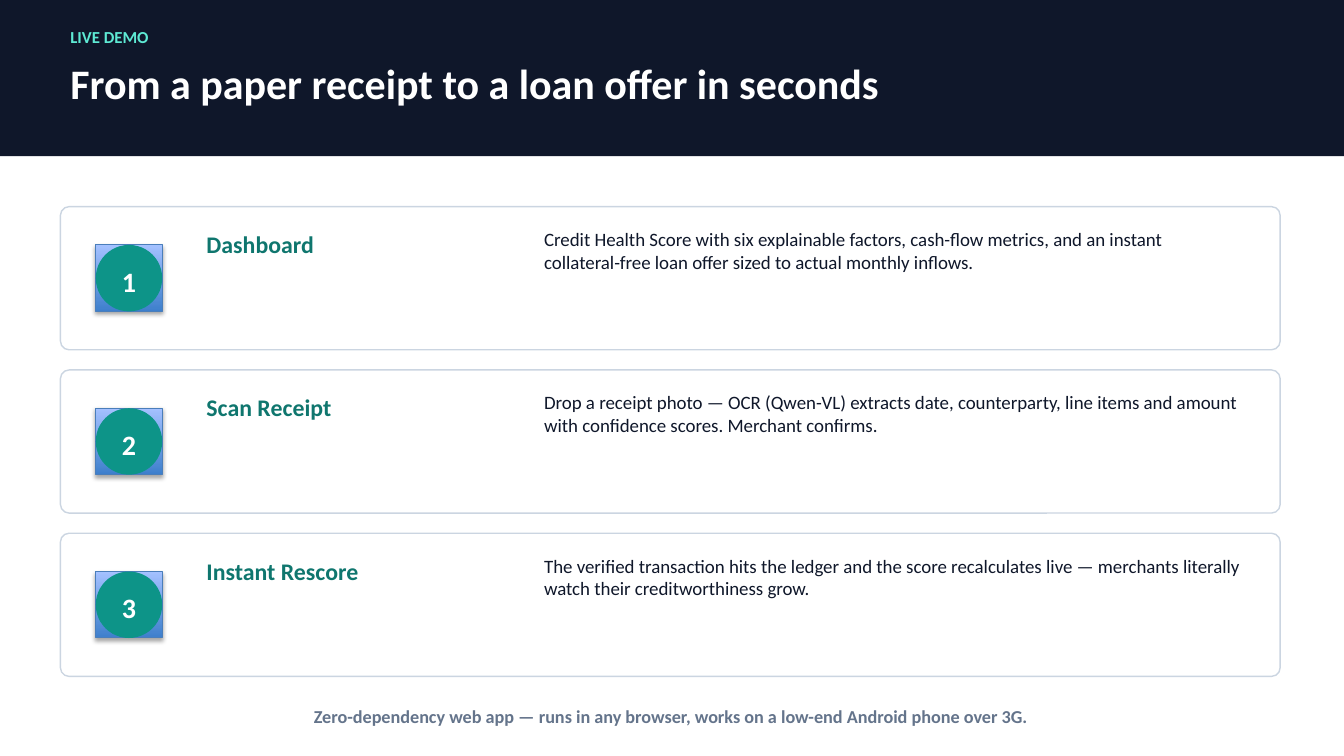
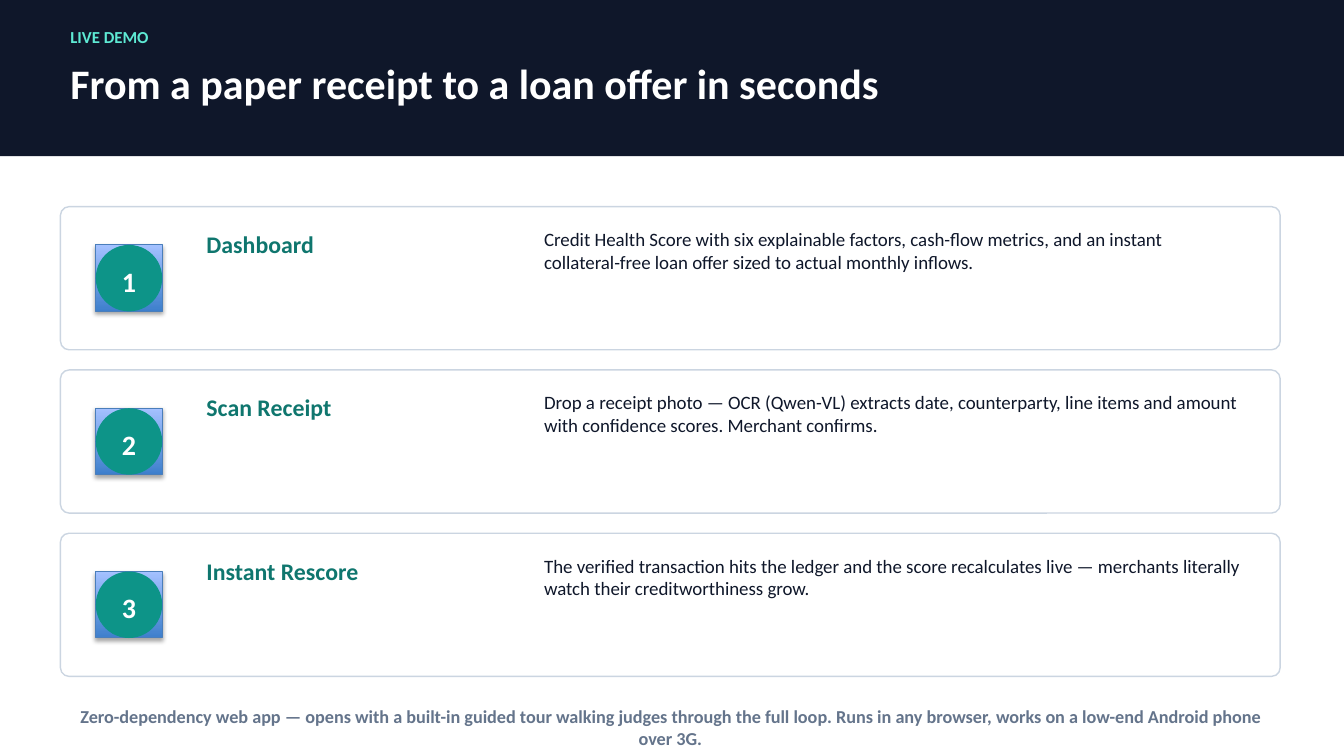
Before and after one commit to RohaanA/sarafai, a slide deck: slide 5 of SarafAI_Presentation.pptx. Drawn at 1344x756 pixels with LibreOffice and Linux fonts; fonts in the diff are those of the drawing. Boxes give left, top, right and bottom in pixels: in the first picture for what was removed or moved away, otherwise in the second. Text is boxed around its words. In the diff, an @@ line names an element or a change of style, - is before the commit and + after.

Commit message:
Add judge-friendly guided tour, how-it-works strip, toasts; clearer tab labels

```diff
--- a/SarafAI_Presentation.pptx
+++ b/SarafAI_Presentation.pptx
@@ text at (80, 710, 1261, 745): text changed @@
-Zero-dependency web app — runs in any browser, works on a low-end Android phone over 3G.
+Zero-dependency web app — opens with a built-in guided tour walking judges through the full loop. Runs in any browser, works on a low-end Android phone over 3G.
```
Also in this commit, not shown: 3 other files.
